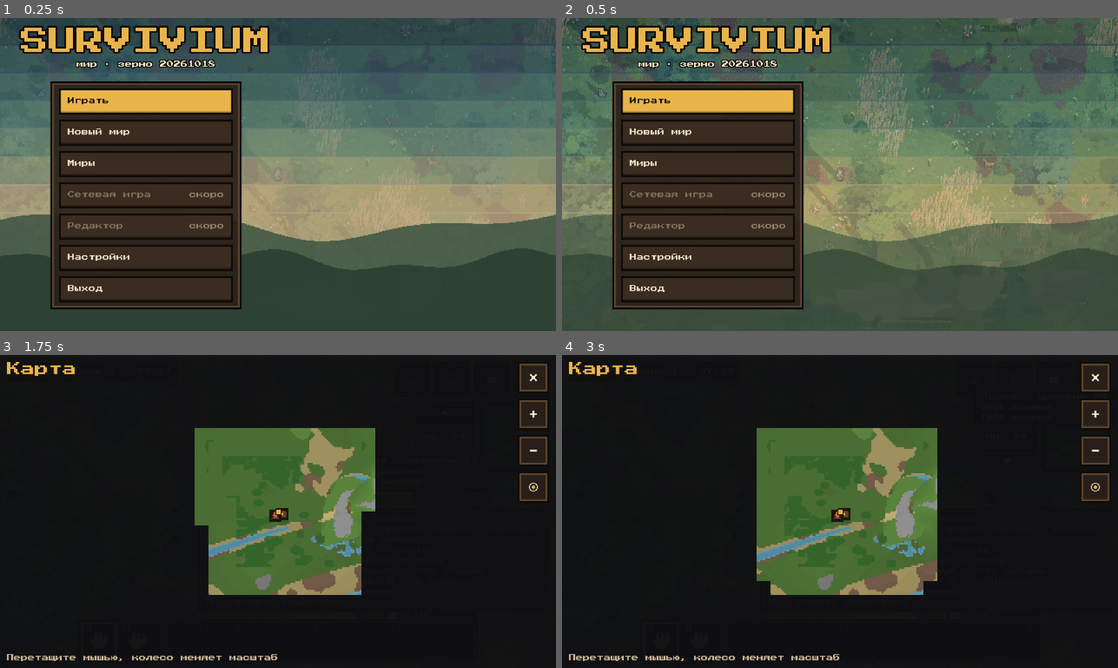
Above: before the commit, frames 1-4 (two rows, left to right).
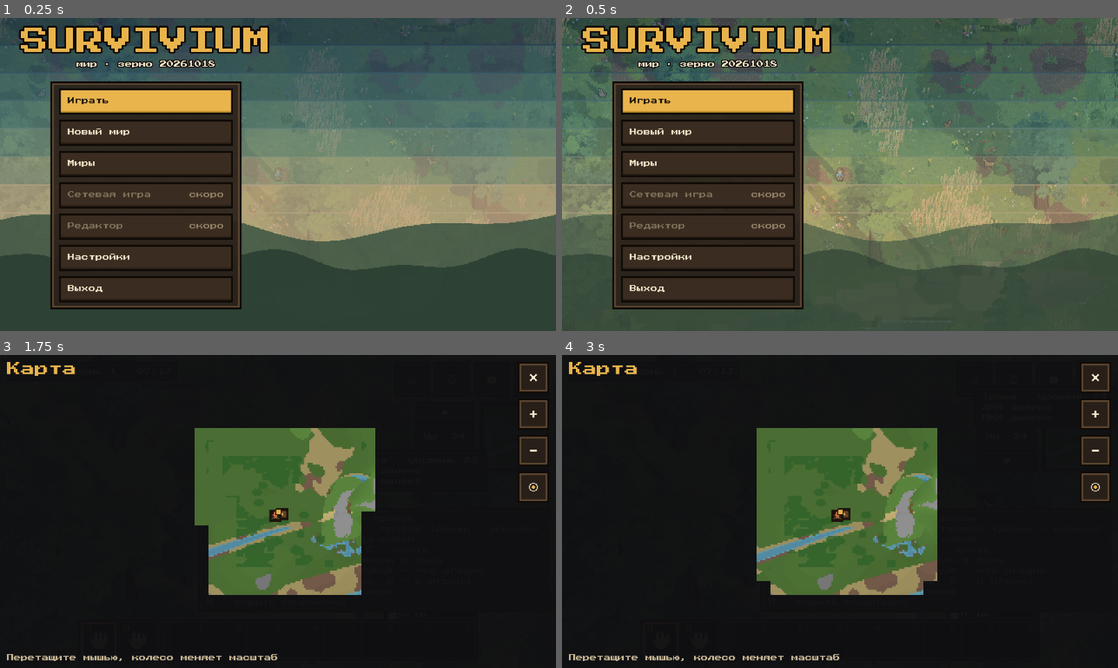
Above: after the commit, the same moments.

Repository: randomboygh/survivium
Game: Godot game, scene res://scenes/main.tscn
Two runs of this game, one before a commit and one after it. Both use one fixed random seed, a clock stepped at 60 frames per second and the inputs below.
Inputs (mouse positions are in pixels of both pictures, inside the frame that each line leads up to):
- Up to frame 1 (0.25 s): no input
- Up to frame 2 (0.5 s): no input
- Up to frame 3 (1.75 s): click "Играть" at 0.5 s; tap Enter at 1.25 s; drag from (511, 436) to (333, 442) at 1.27 s
- Up to frame 4 (3 s): click (973, 380) at 2 s; click (1012, 380) at 2.75 s

The runs differ from the first frame. In frame 1, less than 0.1% of the frame differs, in the area x 17-86%, y 1-72%; in frame 2, 0.1%, in the area x 14-88%, y 0-78%; in frame 3, less than 0.1%; in frame 4, less than 0.1%.
Error in both runs: Invalid type in function 'mow_targets' in base 'RefCounted (world_actions.gd)'. The array of argument 2 (Array) does not have the same element type as the expe…

Commit message:
Thicker, varied tree trunks
Each tree's trunk has its own girth within the species' range (oak 9-14 texels,
spruce 7-10), thins going up, may wander a texel or two (oaks), flares out at the
foot and sends out a few roots; the front corners are cut so the light gives it a
lit and a shaded side, and the bark tone varies per tree. The numbers live in
trees.yaml (girth, taper, crook, roots). Bark wider than its cell stops bodies
beside it, and drawn fire shadows of trunks follow their girth.

Co-Authored-By: Claude Opus 5.5 (1M context) <noreply@anthropic.com>
Claude-Session: https://claude.ai/code/session_01T72ieYiRR6uNZooXJ8NVK3

Diff:
--- a/src/client/view/fire_shadows.gd
+++ b/src/client/view/fire_shadows.gd
@@ -9,6 +9,7 @@
 const PixelView := preload("res://src/client/view/pixel_view.gd")
 const WorldData := preload("res://src/shared/world/world_data.gd")
 const Mat := preload("res://src/shared/content/materials.gd")
+const Trees := preload("res://src/shared/content/trees.gd")
 const FireShadowShader := preload("res://shaders/fire_shadow.gdshader")
 
 const CELL := WorldData.CELL
@@ -25,6 +26,7 @@
 const TORCH_AHEAD := 0.3
 ## Widths of the shadows at their foot, world units.
 const PLAYER_WIDTH := 0.4
+## A trunk's, for one 6 texels across; a thicker one throws a wider shadow.
 const TRUNK_WIDTH := 0.5
 ## Casters stand on the light's ground within this many world units up or down.
 const SAME_GROUND := 0.6
@@ -197,8 +199,17 @@
 		for kx in range(k.position.x, k.end.x + 1):
 			for foot: Vector3 in _feet(Vector2i(kx, kz), at):
 				if Vector2(foot.x - at.x, foot.z - at.z).length_squared() < r2:
-					n = _cast(l, foot, 64.0, TRUNK_WIDTH, n)
+					n = _cast(l, foot, 64.0, _girth(foot), n)
 	return n
+
+
+## How wide the trunk standing at `foot` is at its foot (see Trees.trunk_box).
+func _girth(foot: Vector3) -> float:
+	var col := Vector2i(floori(foot.x / CELL), floori(foot.z / CELL))
+	var species: int = game.world.trees.get(col, -1)
+	if species < 0 or species >= Trees.SPECIES.size():
+		return TRUNK_WIDTH
+	return TRUNK_WIDTH * Trees.trunk_box(species, col, 0).size.x / 6.0
 
 
 ## The feet of the trunks of chunk `key` seen from a light at `at` (see _base), kept
--- a/src/client/world/chunk_mesher.gd
+++ b/src/client/world/chunk_mesher.gd
@@ -13,6 +13,7 @@
 const Mat := preload("res://src/shared/content/materials.gd")
 const MeshBuffers := preload("res://src/client/world/mesh_buffers.gd")
 const WorldData := preload("res://src/shared/world/world_data.gd")
+const Trees := preload("res://src/shared/content/trees.gd")
 
 const DIRS := [
 	Vector3i(1, 0, 0), Vector3i(-1, 0, 0), Vector3i(0, 1, 0),
@@ -82,9 +83,13 @@
 ## the corner of the neighbour across each, and the two half edges of each quarter.
 const HALF_CORNER := [3, 2, 0, 1, 1, 2, 0, 3]
 const QUARTER_HALVES := [[0, 4], [1, 6], [3, 7], [2, 5]]
-## A tree trunk is drawn 6 texels wide in its 8-texel cell.
-const TRUNK_MIN := 1.0 / 8.0
-const TRUNK_MAX := 7.0 / 8.0
+## A log pillar that is no noted tree is drawn as a trunk 6 texels wide in its 8-texel
+## cell; a tree's trunk has its own girth (see Trees.trunk_box).
+const PILLAR := Rect2i(1, 1, 6, 6)
+## What tops a piece of a trunk (see _bark).
+const CAP_NONE := 0
+const CAP_CUT := 1
+const CAP_BARK := 2
 const CELL := WorldData.CELL
 
 static var _faces: Array = []
@@ -284,7 +289,7 @@
 			if fills != 0:
 				_fill_faces(solid, c, sh, cov, i, dy, dz, base)
 		elif m == Mat.LOG and _is_trunk(nb):
-			_trunk_faces(solid, faces, nb, base, m)
+			_trunk_faces(solid, w, x, y, z, nb, base, m)
 		elif sh[i] & 15 != 0 and not cov[nb[2]]:
 			var cuts := sh[i] >> 4
 			_slope_faces(solid, faces, c, sh, nb, side_offsets, i, dy, base, m, _around(c, cov, i, dy, dz), cuts)
@@ -1232,20 +1237,151 @@
 	return w.get_cell(x, y, z) == Mat.LOG and _is_trunk(nb)
 
 
-static func _trunk_faces(buf, faces: Array, nb: PackedByteArray, base: Vector3, m: int) -> void:
-	var offset := Vector3(TRUNK_MIN, 0.0, TRUNK_MIN)
-	var size := Vector3(TRUNK_MAX - TRUNK_MIN, 1.0, TRUNK_MAX - TRUNK_MIN)
-	var white := Color(1, 1, 1)
-	for d in 6:
-		if (d == FACE_TOP or d == FACE_BOTTOM) and _covers(nb[d]) or d == FACE_TOP and nb[d] == Mat.LOG:
+## The trunk of a tree in its log cell at x, y, z: a column of bark of the tree's own
+## girth and crook (see Trees.trunk_box) with its front corners cut, so the light gives
+## it a lit and a shaded side, with a dark outline on the sides seen from the front. Its sides slant
+## from cell to cell as it thins and bends; at the foot it flares out and sends out a
+## few roots.
+static func _trunk_faces(buf, w, x: int, y: int, z: int, nb: PackedByteArray, base: Vector3, m: int) -> void:
+	var col := Vector2i(x, z)
+	var species: int = w.trees.get(col, -1)
+	if species >= Trees.SPECIES.size():
+		species = -1
+	var k := 0
+	while k < 64 and w.get_cell(x, y - k - 1, z) == Mat.LOG:
+		k += 1
+	var box := PILLAR if species < 0 else Trees.trunk_box(species, col, k)
+	var color := Color(1, 1, 1) if species < 0 else _bark_tone(col)
+	var top := CAP_CUT if not _covers(nb[2]) else CAP_NONE
+	# Going up into more trunk, the bark slants to where the next cell has it.
+	var up := box
+	if nb[2] == Mat.LOG:
+		top = CAP_NONE
+		if species >= 0:
+			up = Trees.trunk_box(species, col, k + 1)
+	var bottom := not _covers(nb[3]) and nb[3] != Mat.LOG
+	if k > 0 or species < 0:
+		_bark(buf, base, box, up, 0, 8, top, bottom, m, color)
+		return
+	# The foot flares out two texels each way, then the roots.
+	_bark(buf, base, box.grow(2), box, 0, 4, CAP_NONE, bottom, m, color)
+	_bark(buf, base, box, up, 4, 8, top, false, m, color)
+	var foot := box.grow(2)
+	var s: Dictionary = Trees.SPECIES[species]
+	var roots: int = s.roots[0] + posmod(hash(col * 3 + Vector2i(1, 2)), s.roots[1] - s.roots[0] + 1)
+	# On the sides that show: east, west and south.
+	var first := posmod(hash(col * 5 + Vector2i(7, 3)), 3)
+	for i in roots:
+		var h := hash(Vector3i(col.x, i + 11, col.y))
+		var side := (first + i) % 3
+		var across := foot.size.y if side < 2 else foot.size.x
+		var wide := 2 + (h & 1)
+		var at := 2 + posmod(h >> 1, maxi(1, across - 4 - wide))
+		var root := _root(foot, side, -1, 3 + posmod(h >> 5, 3), at, wide)
+		_bark(buf, base, root, root, 0, 1 + (h >> 8 & 1), CAP_BARK, false, m, color)
+
+
+## The part `from`..`to` texels out from the side `side` (E, W, S, N) of `foot` of a root
+## `wide` texels across, `at` texels along that side.
+static func _root(foot: Rect2i, side: int, from: int, to: int, at: int, wide: int) -> Rect2i:
+	match side:
+		0:
+			return Rect2i(foot.end.x + from, foot.position.y + at, to - from, wide)
+		1:
+			return Rect2i(foot.position.x - to, foot.position.y + at, to - from, wide)
+		2:
+			return Rect2i(foot.position.x + at, foot.end.y + from, wide, to - from)
+	return Rect2i(foot.position.x + at, foot.position.y - to, wide, to - from)
+
+
+## The tone of the bark of the tree in column `col`: a little darker or lighter and
+## warmer or greyer than the next one.
+static func _bark_tone(col: Vector2i) -> Color:
+	var h := hash(col * 13 + Vector2i(5, 9))
+	var light := 0.86 + 0.14 * float(h & 255) / 255.0
+	var warm := float(h >> 8 & 255) / 255.0
+	return Color(light, light * (0.95 + 0.05 * warm), light * (0.9 + 0.1 * (1.0 - warm)))
+
+
+## A column of bark from `r0` at `y0` texels up to `r1` at `y1` (texels of the cell at
+## `base` seen from above, x west to east, y north to south), its front corners cut by a
+## quarter of its width (see _ring); with its bottom when asked and its top as `top`
+## says: CAP_NONE, CAP_CUT (the end grain of a stump) or CAP_BARK (a root).
+static func _bark(buf, base: Vector3, r0: Rect2i, r1: Rect2i, y0: int, y1: int, top: int, bottom: bool, m: int, color: Color) -> void:
+	var c := mini(r0.size.x, r1.size.x) / 4
+	var low := _ring(r0, c)
+	var high := _ring(r1, c)
+	var mid := Vector2(r0.get_center())
+	var side := m * 3 + 1
+	var around := float(NO_TILE * 0x41041)
+	for i in 8:
+		var a: Vector2 = low[i]
+		var b: Vector2 = low[(i + 1) % 8]
+		if a == b:
 			continue
-		var tile := m * 3 + (0 if d == FACE_TOP else 1)
+		var e := b - a
+		var out := Vector2(e.y, -e.x).normalized()
+		if out.dot((a + b) * 0.5 - mid) < 0.0:
+			out = -out
+		# The cut corners seen from the front carry the outline at their outer edge.
 		var edges := 0
-		if d == FACE_SOUTH:
-			edges = (DARK << EDGE_W) | (DARK << EDGE_E)
-		elif d == FACE_TOP:
-			edges = (DARK << EDGE_N) | (DARK << EDGE_W) | (DARK << EDGE_E) | (LIGHT << EDGE_S)
-		_add(buf, faces[d], d, base, size, offset, white, Vector2(pack(tile, edges, 0), float(NO_TILE * 0x41041)))
+		var ua := 0.5
+		var ub := 0.5
+		if i == 3 and c > 0:
+			edges = DARK << EDGE_E
+			ua = 1.0
+			ub = 1.0 - c / 8.0
+		elif i == 5 and c > 0:
+			edges = DARK << EDGE_W
+			ua = c / 8.0
+			ub = 0.0
+		var pts := [_texel(base, high[i], y1), _texel(base, high[(i + 1) % 8], y1), _texel(base, b, y0),
+			_texel(base, a, y0)]
+		var uvs := [Vector2(ua, 1.0 - y1 / 8.0), Vector2(ub, 1.0 - y1 / 8.0), Vector2(ub, 1.0 - y0 / 8.0),
+			Vector2(ua, 1.0 - y0 / 8.0)]
+		_facing(buf, pts, Vector3(out.x, 0.0, out.y), uvs, color, Vector2(pack(side, edges, 0), around))
+	var caps: Array = []
+	if top != CAP_NONE:
+		caps.append([high, y1, Vector3.UP, m * 3 + (0 if top == CAP_CUT else 1)])
+	if bottom:
+		caps.append([low, y0, Vector3.DOWN, m * 3 + 2])
+	for cap: Array in caps:
+		var ring: Array = cap[0]
+		var packed := Vector2(pack(cap[3], 0, 0), around)
+		var rows := [[ring[0], ring[1], ring[3], ring[6]]]
+		if c > 0:
+			rows.append([ring[6], ring[3], ring[4], ring[5]])
+		for q: Array in rows:
+			var pts := []
+			var uvs := []
+			for p: Vector2 in q:
+				pts.append(_texel(base, p, cap[1]))
+				uvs.append(Vector2(clampf(p.x / 8.0, 0.0, 1.0), clampf(p.y / 8.0, 0.0, 1.0)))
+			_facing(buf, pts, cap[2], uvs, color, packed)
+
+
+## The eight corners round `r`, clockwise from the north-west one, with its south corners
+## cut by `c` texels; the north ones, hidden behind it, stay square (and come twice).
+static func _ring(r: Rect2i, c: int) -> Array:
+	var l := r.position.x
+	var e := r.end.x
+	var n := r.position.y
+	var s := r.end.y
+	return [Vector2(l, n), Vector2(e, n), Vector2(e, n), Vector2(e, s - c),
+		Vector2(e - c, s), Vector2(l + c, s), Vector2(l, s - c), Vector2(l, n)]
+
+
+## The point `p` (texels across the cell at `base` from above) `up` texels up.
+static func _texel(base: Vector3, p: Vector2, up: float) -> Vector3:
+	return base + Vector3(p.x, up, p.y) / 8.0
+
+
+## A quad with its corners turned clockwise as seen from the side `n` faces.
+static func _facing(buf, pts: Array, n: Vector3, uvs: Array, color: Color, packed: Vector2) -> void:
+	if (pts[1] - pts[0]).cross(pts[2] - pts[0]).dot(n) > 0.0:
+		pts.reverse()
+		uvs.reverse()
+	buf.quad(pts, n, uvs, color, packed)
 
 
 ## Foam bits of the water in padded cell `i`: the half edges (see HALF_CORNER) that
--- a/src/shared/content/content.gd
+++ b/src/shared/content/content.gd
@@ -76,6 +76,10 @@
 	"trees": {
 		"leaves": {"type": "enum", "values": ["broad", "needles"]},
 		"trunk": {"type": "list", "of": "int", "len": 2, "min": 0},
+		"girth": {"type": "list", "of": "int", "len": 2, "min": 2, "default": [6, 6]},
+		"taper": {"type": "float", "min": 0.0, "default": 0.0},
+		"crook": {"type": "int", "min": 0, "default": 0},
+		"roots": {"type": "list", "of": "int", "len": 2, "min": 0, "default": [0, 0]},
 		"crown": {"type": "list", "of": "float", "len": 3, "min": 0.0},
 		"tints": {"type": "list", "of": "color", "least": 1},
 		"bare": {"type": "float", "min": 0.0, "max": 1.0, "default": 0.0},
--- a/src/shared/content/trees.gd
+++ b/src/shared/content/trees.gd
@@ -62,9 +62,29 @@
 	for s in SPECIES:
 		if s.trunk[0] > s.trunk[1]:
 			out.append("trees: `%s`: trunk [min, max] has min above max" % s.id)
+		if s.girth[0] > s.girth[1] or s.roots[0] > s.roots[1]:
+			out.append("trees: `%s`: girth and roots [min, max] need min not above max" % s.id)
 		if s.leaves == NEEDLES and s.crown[1] > s.crown[2]:
 			out.append("trees: `%s`: crown [radius, min tiers, max tiers] has min above max" % s.id)
 	return out
+
+
+## The trunk of the tree of `species` in column `col`, `k` cells above its foot, in
+## texels (8 to a cell) of its cell seen from above: x west to east, y north to south.
+## Each tree has its own girth within the species' range, thins by its taper going up
+## and may wander a texel or two east or west on the way (crook); a thick one is wider
+## than its cell.
+static func trunk_box(species: int, col: Vector2i, k: int) -> Rect2i:
+	var s: Dictionary = SPECIES[species]
+	var g: int = s.girth[0] + posmod(hash(col), s.girth[1] - s.girth[0] + 1)
+	var width := maxi(4, g - floori(k * s.taper))
+	var lean := 0
+	var crook: int = s.crook
+	for i in (k if crook > 0 else 0):
+		var turn := posmod(hash(Vector3i(col.x, i, col.y)), 5)
+		lean = clampi(lean + (1 if turn == 0 else (-1 if turn == 1 else 0)), -crook, crook)
+	var side := 4 - width / 2
+	return Rect2i(side + lean, side, width, width)
 
 
 ## Most cells a tree of `species` grown at `scale` takes above the ground it stands on.
--- a/src/shared/world/world_data.gd
+++ b/src/shared/world/world_data.gd
@@ -10,6 +10,7 @@
 ## keeps shapes and meshes fast on a fine grid.
 
 const Mat := preload("res://src/shared/content/materials.gd")
+const Trees := preload("res://src/shared/content/trees.gd")
 
 ## Size of a cell in world units; a world unit is 16 px on screen.
 const CELL := 0.5
@@ -1092,7 +1093,33 @@
 		return true
 	if not blockers.is_empty() and blocker_part(x, y, z, ax, bx, az, bz) > 0.0:
 		return true
+	if not trees.is_empty() and _bark_touched(x, y, z, ax, bx, az, bz):
+		return true
 	return _cell_blocks(x, y, z)
+
+
+const _SIDES: Array[Vector2i] = [Vector2i(1, 0), Vector2i(-1, 0), Vector2i(0, 1), Vector2i(0, -1)]
+
+
+## Whether the part ax..bx, az..bz (0..1) of air cell (x, y, z) holds the bark of a trunk
+## beside it thicker than its own cell (see Trees.trunk_box).
+func _bark_touched(x: int, y: int, z: int, ax: float, bx: float, az: float, bz: float) -> bool:
+	if get_cell(x, y, z) != Mat.AIR:
+		return false
+	for o in _SIDES:
+		var col := Vector2i(x + o.x, z + o.y)
+		var species: int = trees.get(col, -1)
+		if species < 0 or species >= Trees.SPECIES.size() or get_cell(col.x, y, col.y) != Mat.LOG:
+			continue
+		var k := 0
+		while k < 64 and get_cell(col.x, y - k - 1, col.y) == Mat.LOG:
+			k += 1
+		var box := Trees.trunk_box(species, col, k)
+		# The box in texels of this cell.
+		box.position += o * 8
+		if ax * 8.0 < box.end.x and bx * 8.0 > box.position.x and az * 8.0 < box.end.y and bz * 8.0 > box.position.y:
+			return true
+	return false
 
 
 ## How high above the floor of cell (x, y, z) the top of a thing standing there is
--- a/tests/run_tests.gd
+++ b/tests/run_tests.gd
@@ -1562,8 +1562,23 @@
 	for z in range(14, 33):
 		for x in range(24, 41):
 			leaves_of_second += _bits(w.leaf_col(x, z))
+	# Trunks have their own girth within the species' range, thinner going up, and the
+	# bark of one wider than its cell stops a body beside it.
+	var girths := {}
+	for i in 40:
+		var box := Trees.trunk_box(Trees.OAK, Vector2i(2 * i + 1, 7), 0)
+		girths[box.size.x] = true
+		var g: Array = Trees.SPECIES[Trees.OAK].girth
+		_check(box.size.x >= g[0] and box.size.x <= g[1], "a trunk's girth is in its species' range")
+	_check(girths.size() > 2, "trunks differ in girth")
+	_check(Trees.trunk_box(Trees.OAK, Vector2i(15, 23), 6).size.x < Trees.trunk_box(Trees.OAK, Vector2i(15, 23), 0).size.x,
+		"a trunk thins going up")
+	var box := Trees.trunk_box(Trees.OAK, Vector2i(15, 23), 1)
+	_check(w.blocks_part(16, 2, 23, 0.0, 0.1, 0.4, 0.6) == (box.end.x > 8), "thick bark east of a trunk is solid")
+	_check(not w.blocks_part(16, 2, 23, 0.7, 0.9, 0.4, 0.6), "a body further from the trunk is not stopped")
 	var gone := Trees.fell(w, Vector3i(15, 2, 23), Vector2(0.0, 1.0))
 	_check(not gone.is_empty() and gone[0] == Vector3i(15, 2, 23), "a cut trunk is felled from the cut")
+	_check(not w.blocks_part(16, 2, 23, 0.0, 0.1, 0.4, 0.6), "bark of a felled trunk stops nothing")
 	_check(w.log_col(15, 23) == 0b10, "the stump stays below the cut")
 	var left := 0
 	for z in range(10, 37):
Not shown, changed: content/core/data/trees.yaml
